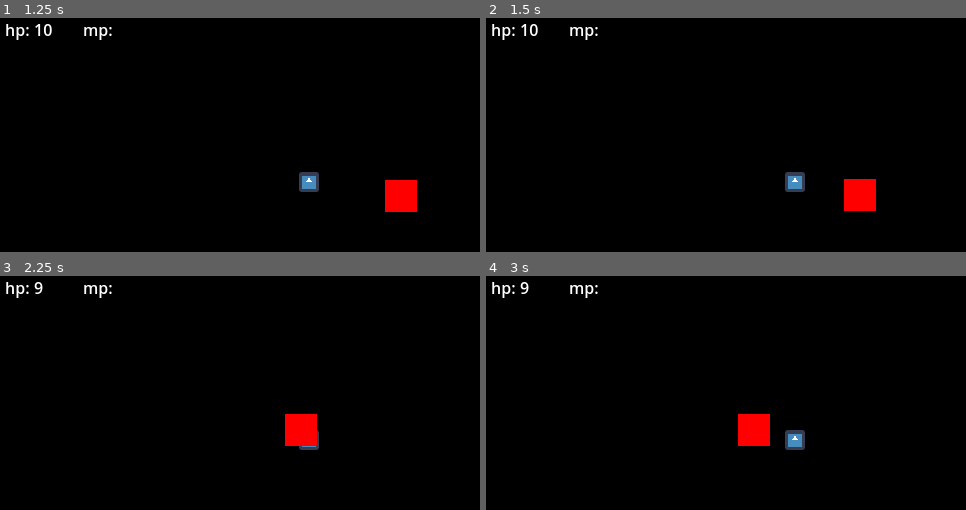
Above: before the commit, frames 1-4 (two rows, left to right).
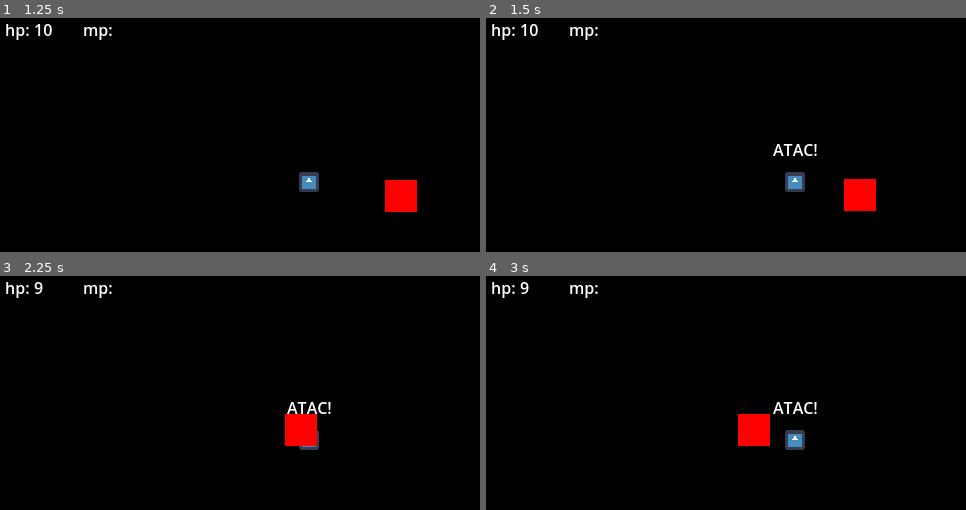
Above: after the commit, the same moments.

Repository: Enweave/pj16
Game: Godot game, scene res://Levels/System/main_menu_level.tscn
The game is run twice, just before and just after one commit, with the same random seed, the same clock (stepped at 60 frames per second) and the same inputs. The engine's default icon, where the game draws it, is replaced by a stand-in: a white triangle on a blue panel in a dark square.
Inputs:
- Up to frame 1 (1.25 s): click "Start game" at 0.5 s
- Up to frame 2 (1.5 s): tap Enter at 1.25 s; hold D (input_MoveRight) from 1.28 s (still down); tap J (input_Fire) at 1.35 s
- Up to frame 3 (2.25 s): keep holding D (input_MoveRight); tap Space (input_Jump) at 1.52 s; tap J (input_Fire) at 2.1 s
- Up to frame 4 (3 s): tap Space (input_Jump) at 2.27 s; release D (input_MoveRight) at 2.78 s; hold A (input_MoveLeft) from 2.78 s (still down); tap J (input_Fire) at 2.85 s

Frame 1 is identical in both runs. In frame 2, 0.2% of the frame differs, in the area x 59-69%, y 53-59%; in frame 3, 0.2%; in frame 4, 0.2%.

Commit message:
fix feature base add weapon base

Diff:
--- a/Actors/Characters/Player/player_character.gd
+++ b/Actors/Characters/Player/player_character.gd
@@ -3,7 +3,8 @@
 class_name PlayerCharacter
 
 @onready var wall_jump_sensor: WallJumpSensor = %WallJumpSensor
-var current_feature: FeatureBase = null
+@export var current_feature: FeatureBase = null
+
 
 func activate_current_feature() -> bool:
     if current_feature != null:
@@ -18,9 +19,6 @@
     super._ready()
     FlowControllerAutoload.set_player_character(self)
     health_component.OnDeath.connect(_on_death)
-    current_feature = FeatureBase.new()
-    current_feature.initialize(0.1, 0.3, 0, true)
-    call_deferred("add_child", current_feature)
 
 func _on_death() -> void:
     FlowControllerAutoload.game_over()
--- a/Actors/Characters/Player/player_character.tscn
+++ b/Actors/Characters/Player/player_character.tscn
@@ -1,13 +1,15 @@
-[gd_scene load_steps=5 format=3 uid="uid://cax7o3s63lcar"]
+[gd_scene load_steps=6 format=3 uid="uid://cax7o3s63lcar"]
 
 [ext_resource type="Script" path="res://Actors/Characters/Player/player_character.gd" id="1_dacai"]
 [ext_resource type="Texture2D" uid="uid://b70tyqf4y8fqg" path="res://icon.svg" id="2_bkgel"]
 [ext_resource type="PackedScene" uid="uid://dgwglquecixj4" path="res://Actors/Characters/Player/wall_jump_sensor.tscn" id="2_bvw8n"]
+[ext_resource type="PackedScene" uid="uid://chhxisujjyp0q" path="res://Common/Framework/Combat/ranged_weapon_base.tscn" id="4_vfv1g"]
 
 [sub_resource type="CapsuleShape2D" id="CapsuleShape2D_o13gm"]
 
-[node name="Player" type="CharacterBody2D"]
+[node name="Player" type="CharacterBody2D" node_paths=PackedStringArray("current_feature")]
 script = ExtResource("1_dacai")
+current_feature = NodePath("RangedWeaponBase")
 WALL_JUMP_ENABLED = true
 
 [node name="CollisionShape2D" type="CollisionShape2D" parent="."]
@@ -21,3 +23,5 @@
 
 [node name="WallJumpSensor" parent="." instance=ExtResource("2_bvw8n")]
 unique_name_in_owner = true
+
+[node name="RangedWeaponBase" parent="." instance=ExtResource("4_vfv1g")]
--- /dev/null
+++ b/Common/Framework/Combat/projectile_base.gd
@@ -0,0 +1,66 @@
+extends Node2D
+class_name ProjectileBase
+
+enum MovementMode {
+    LINEAR,
+    BALLISTIC,
+    HOMING_STATIC,
+    HOMING_DYNAMIC
+}
+@export var movement_mode: MovementMode = MovementMode.LINEAR
+
+@export_range(0., 1.) var gravity_multiplier: float = 1
+@export var orient_to_motion: bool = true
+@export var lifetime: float = 0.5
+
+var _control_direction: Vector2 = Vector2.ZERO
+var damage: float               = 1
+var speed: float                = 900
+var target_location: Vector2    = Vector2.ZERO
+var target_object: Node2D       = null
+var _lifetime_timer: Timer
+var _alive: bool                = false
+var _gravity: float             = ProjectSettings.get_setting("physics/2d/default_gravity") as float
+var _instigator: Node2D         = null
+
+
+func aim_and_fire(in_instigator: Node2D = null, in_direction: Vector2 = Vector2.ZERO, in_target_location: Vector2 = Vector2.ZERO, in_target_object: Node2D = null) -> void:
+    _control_direction.x = clamp(in_direction.x, -1, 1)
+    _control_direction.y = clamp(in_direction.y, -1, 1)
+    _instigator = in_instigator
+    target_location = in_target_location
+    target_object = in_target_object
+    _lifetime_timer = Timer.new()
+    _lifetime_timer.wait_time = lifetime
+    _lifetime_timer.one_shot = true
+    _lifetime_timer.timeout.connect(_on_lifetime_timer_timeout)
+    _lifetime_timer.autostart = true
+    await (call_deferred('add_child',_lifetime_timer))
+    _alive = true
+
+
+func _process(delta: float) -> void:
+    if _alive:
+        match movement_mode:
+            MovementMode.LINEAR:
+                position += _control_direction * speed * delta
+            MovementMode.BALLISTIC:
+                position += _control_direction * speed * delta
+                position.y += gravity_multiplier * _gravity * delta
+            MovementMode.HOMING_STATIC:
+                if target_location != Vector2.ZERO:
+                    var direction: Vector2 = target_location - position
+                    direction = direction.normalized()
+                    position += direction * speed * delta
+            MovementMode.HOMING_DYNAMIC:
+                if target_object != null:
+                    var direction: Vector2 = target_object.position - position
+                    direction = direction.normalized()
+                    position += direction * speed * delta
+        if orient_to_motion:
+            rotation = _control_direction.angle()
+
+
+func _on_lifetime_timer_timeout() -> void:
+    _alive = false
+    call_deferred("queue_free")
--- /dev/null
+++ b/Common/Framework/Combat/projectile_base.tscn
@@ -0,0 +1,13 @@
+[gd_scene load_steps=3 format=3 uid="uid://bodu36whe25b2"]
+
+[ext_resource type="Script" path="res://Common/Framework/Combat/projectile_base.gd" id="1_ys4e8"]
+
+[sub_resource type="CircleShape2D" id="CircleShape2D_hgttu"]
+
+[node name="ProjectileBase" type="Node2D"]
+script = ExtResource("1_ys4e8")
+
+[node name="Area2D" type="Area2D" parent="."]
+
+[node name="CollisionShape2D" type="CollisionShape2D" parent="Area2D"]
+shape = SubResource("CircleShape2D_hgttu")
--- /dev/null
+++ b/Common/Framework/Combat/ranged_weapon_base.gd
@@ -0,0 +1,21 @@
+extends WeaponBase
+
+class_name RangedWeaponBase
+
+@export_group("Ranged weapon")
+@export var projectile_scene: PackedScene = null
+
+func _on_activation() -> void:
+	super._on_activation()
+	if projectile_scene != null:
+		var projectile: ProjectileBase = projectile_scene.instantiate()
+
+		await FlowControllerAutoload.add_child_to_level(projectile)
+
+		projectile.position = self.global_position
+		var new_control_direction: Vector2 = Vector2.RIGHT
+		if instigator != null:
+			if instigator is CharacterBase:
+				var character: CharacterBase = instigator as CharacterBase
+				new_control_direction.x = character.get_latent_control_direction().x
+		projectile.aim_and_fire(instigator, new_control_direction, Vector2.ZERO, null)
--- /dev/null
+++ b/Common/Framework/Combat/ranged_weapon_base.tscn
@@ -0,0 +1,23 @@
+[gd_scene load_steps=3 format=3 uid="uid://chhxisujjyp0q"]
+
+[ext_resource type="Script" path="res://Common/Framework/Combat/ranged_weapon_base.gd" id="1_iag3j"]
+[ext_resource type="PackedScene" uid="uid://bodu36whe25b2" path="res://Common/Framework/Combat/projectile_base.tscn" id="2_146co"]
+
+[node name="RangedWeaponBase" type="Node2D"]
+script = ExtResource("1_iag3j")
+projectile_scene = ExtResource("2_146co")
+
+[node name="Marker2D" type="Marker2D" parent="."]
+position = Vector2(10, 0)
+
+[node name="StatusLabel" type="Label" parent="."]
+unique_name_in_owner = true
+offset_left = -15.0
+offset_top = -44.0
+offset_right = 15.0
+offset_bottom = -21.0
+grow_horizontal = 2
+grow_vertical = 2
+size_flags_horizontal = 4
+horizontal_alignment = 1
+vertical_alignment = 1
--- /dev/null
+++ b/Common/Framework/Combat/weapon_base.gd
@@ -0,0 +1,36 @@
+extends FeatureBase
+
+class_name WeaponBase
+
+@export_group("Weapon base")
+@export var damage: float = 1
+@export var element: Constants.Elements = Constants.Elements.None
+@export var windup_time: float = 0.1
+@export var cooldown_time: float = 0.3
+@export var full_auto: bool = false
+
+var instigator: Node2D = null
+
+func _ready():
+	initialize(windup_time, cooldown_time, 0, full_auto)
+	_update_status_label()
+
+	Windup.connect(_on_windup)
+	Activation.connect(_on_activation)
+	CooldownPassed.connect(_on_cooldown_passed)
+	if owner != null:
+		instigator = owner
+
+func _on_windup() -> void:
+	_update_status_label("Charging...")
+
+func _on_activation() -> void:
+	_update_status_label("ATAC!")
+
+func _on_cooldown_passed() -> void:
+	_update_status_label("")
+
+
+func _update_status_label(in_text: String = "") -> void:
+	if %StatusLabel:
+		%StatusLabel.text = in_text
--- /dev/null
+++ b/Common/Framework/Combat/weapon_base.tscn
@@ -0,0 +1,21 @@
+[gd_scene load_steps=2 format=3 uid="uid://dkn6qhqpt1xsn"]
+
+[ext_resource type="Script" path="res://Common/Framework/feature_base.gd" id="1_03nyk"]
+
+[node name="WeaponBase" type="Node"]
+script = ExtResource("1_03nyk")
+
+[node name="Marker2D" type="Marker2D" parent="."]
+position = Vector2(10, 0)
+
+[node name="Label" type="Label" parent="."]
+unique_name_in_owner = true
+offset_left = -15.0
+offset_top = -44.0
+offset_right = 15.0
+offset_bottom = -21.0
+grow_horizontal = 2
+grow_vertical = 2
+size_flags_horizontal = 4
+horizontal_alignment = 1
+vertical_alignment = 1
--- a/Common/Framework/character_base.gd
+++ b/Common/Framework/character_base.gd
@@ -5,10 +5,10 @@
 
 @export_group("Movement")
 @export var SPEED: float = 200
-@export var AIR_CONTROL: float = 1
-@export var AIR_FRICTION: float = 0.9
+@export_range(0., 1.) var AIR_CONTROL: float = 1
+@export_range(0., 1.) var AIR_FRICTION: float = 0.9
 @export var ACCELERATION: float = 30
-@export var GRAVITY_SCALE: float = 1
+@export_range(0., 1.)var GRAVITY_SCALE: float = 1
 @export var TERMINAL_VELOCITY_HORIZONTAL: float = 500
 @export var TERMINAL_VELOCITY_VERTICAL: float = 400
 
@@ -16,8 +16,9 @@
 
 @onready var _deceleration: float      = SPEED/8
 
-var _control_direction: Vector2        = Vector2.ZERO
-var _control_direction_latent: Vector2 = Vector2.ZERO
+var _control_direction: Vector2          = Vector2.ZERO
+var _control_direction_inertial: Vector2 = Vector2.ZERO
+var _control_direction_latent: Vector2   = Vector2.RIGHT
 var _control_direction_scale: float    = 1
 
 @onready var _gravity_scale: float = GRAVITY_SCALE
@@ -45,7 +46,7 @@
 
 @export_group("Misc")
 @export var PUSH_RIGID_BODIES: bool = false
-@export var PUSH_RIGID_BODIES_FORCE: int = 2
+@export var PUSH_RIGID_BODIES_FORCE: float = 2
 signal jump_started
 signal landed
 var _jump_buffer_timer: Timer
@@ -88,7 +89,7 @@
 func _apply_jump_force() -> void:
     if WALL_JUMP_ENABLED:
         if _wall_coyote_active and _wall_direction != 0:
-            _control_direction_latent.x = -_wall_direction
+            _control_direction_inertial.x = -_wall_direction
             velocity = Vector2(-_wall_direction * WALL_JUMP_FORCE_X, -WALL_JUMP_FORCE_Y)
             return
 
@@ -158,7 +159,7 @@
 
     if _use_control_direction:
         if _control_direction.x == 0:
-            new_velocity = move_toward(new_velocity, _control_direction_latent.x * SPEED * (1. - AIR_FRICTION), _deceleration)
+            new_velocity = move_toward(new_velocity, _control_direction_inertial.x * SPEED * (1. - AIR_FRICTION), _deceleration)
         else:
             new_velocity = move_toward(new_velocity, _control_direction.x * SPEED * _control_direction_scale, ACCELERATION)
 
@@ -194,13 +195,22 @@
 func set_control_direction(direction: Vector2) -> void:
     _control_direction.x = clamp(direction.x, -1, 1)
     _control_direction.y = clamp(direction.y, -1, 1)
+
+    if direction.x != 0:
+        _control_direction_latent.x = direction.x
+    if direction.y != 0:
+        _control_direction_latent.y = direction.y
+
     if is_on_floor():
-        _control_direction_latent = Vector2.ZERO
+        _control_direction_inertial = Vector2.ZERO
     else:
         if _control_direction.x != 0:
-            _control_direction_latent.x = _control_direction.x
+            _control_direction_inertial.x = _control_direction.x
         if _control_direction.y != 0:
-            _control_direction_latent.y = _control_direction.y
+            _control_direction_inertial.y = _control_direction.y
+
+func get_latent_control_direction() -> Vector2:
+    return _control_direction_latent
 
 
 func set_wall_direction(in_wall_direction: float) -> void:
--- a/Common/Framework/feature_base.gd
+++ b/Common/Framework/feature_base.gd
@@ -1,4 +1,4 @@
-extends Node
+extends Node2D
 class_name FeatureBase
 
 var _cooldown_time: float  = 0.3
@@ -9,6 +9,7 @@
 var _initialized: bool     = false
 var _auto_reactivate: bool = false
 var _active: bool          = false
+var _trigger_down: bool    = false
 
 signal Windup
 signal Activation
@@ -20,6 +21,7 @@
 
 
 func activate() -> bool:
+    _trigger_down = true
     if _active:
         return false
     _active = true
@@ -28,7 +30,7 @@
 
 
 func deactivate() -> void:
-    _active = false
+    _trigger_down = false
 
 
 func reset() -> void:
@@ -42,24 +44,36 @@
         return
     _initialized = true
     _wind_up_timer = Timer.new()
-    await call_deferred("add_child", _wind_up_timer)
+
+    if _wind_up_time > 0:
+        _wind_up_timer.wait_time = in_wind_up_time
+        _wind_up_time = in_wind_up_time
     _wind_up_timer.wait_time = in_wind_up_time
     _wind_up_timer.one_shot = true
     _wind_up_timer.timeout.connect(_on_wind_up_timer_timeout)
 
     _cooldown_timer = Timer.new()
-    await call_deferred("add_child", _cooldown_timer)
-    _cooldown_timer.wait_time = in_cooldown_time
+
+    if _cooldown_time > 0:
+        _cooldown_timer.wait_time = in_cooldown_time
+        _cooldown_time = in_cooldown_time
     _cooldown_timer.one_shot = true
     _cooldown_timer.timeout.connect(_on_cooldown_timer_timeout)
 
     _cost = in_cost
     _auto_reactivate = in_auto_reactivate
 
+    await call_deferred("add_child", _wind_up_timer)
+    await call_deferred("add_child", _cooldown_timer)
+
 
 func update_params(in_wind_up_time: float, in_cooldown_time: float, in_cost: float, in_auto_reactivate: bool) -> void:
-    _wind_up_time = in_wind_up_time
-    _cooldown_time = in_cooldown_time
+    if in_wind_up_time > 0:
+        _wind_up_timer.wait_time = in_wind_up_time
+        _wind_up_time = in_wind_up_time
+    if in_cooldown_time > 0:
+        _cooldown_timer.wait_time = in_cooldown_time
+        _cooldown_time = in_cooldown_time
     _cost = in_cost
     _auto_reactivate = in_auto_reactivate
 
@@ -90,7 +104,8 @@
 func _on_cooldown_timer_timeout() -> void:
     CooldownPassed.emit()
 
-    if _auto_reactivate:
+    if _auto_reactivate and _trigger_down:
         _activate()
     else:
         _active = false
+        _trigger_down = false
--- a/Common/flow_controller_autoload.gd
+++ b/Common/flow_controller_autoload.gd
@@ -80,6 +80,12 @@
         _load_level(level_path)
 
 
+func add_child_to_level(child: Node):
+    if current_level != null:
+        await (current_level.call_deferred("add_child", child))
+    else:
+        await (get_tree().get_current_scene().call_deferred("add_child", child))
+
 func _load_level(level_path: String):
     if ingame_ui != null:
         ingame_ui.toggle_visibility(false)
